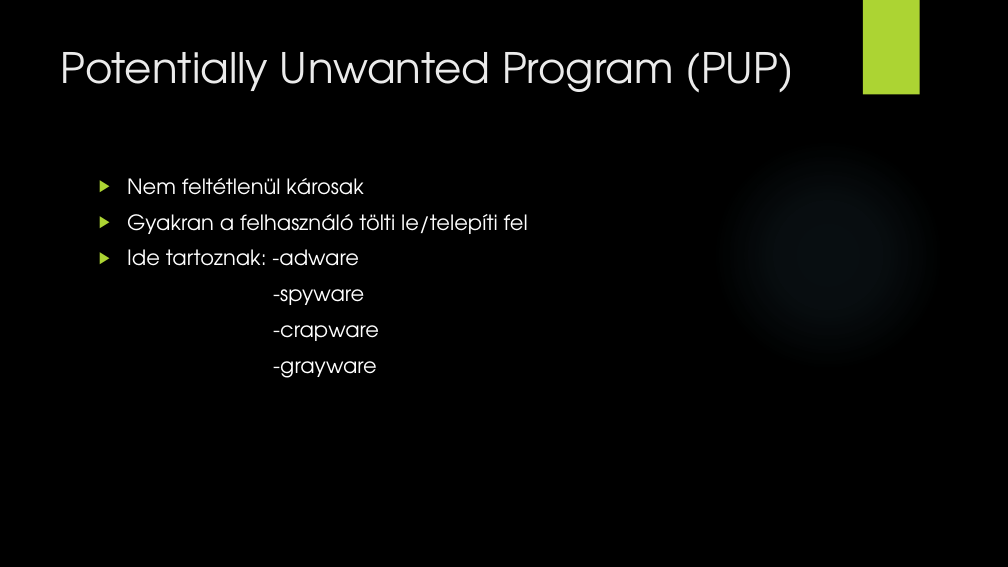
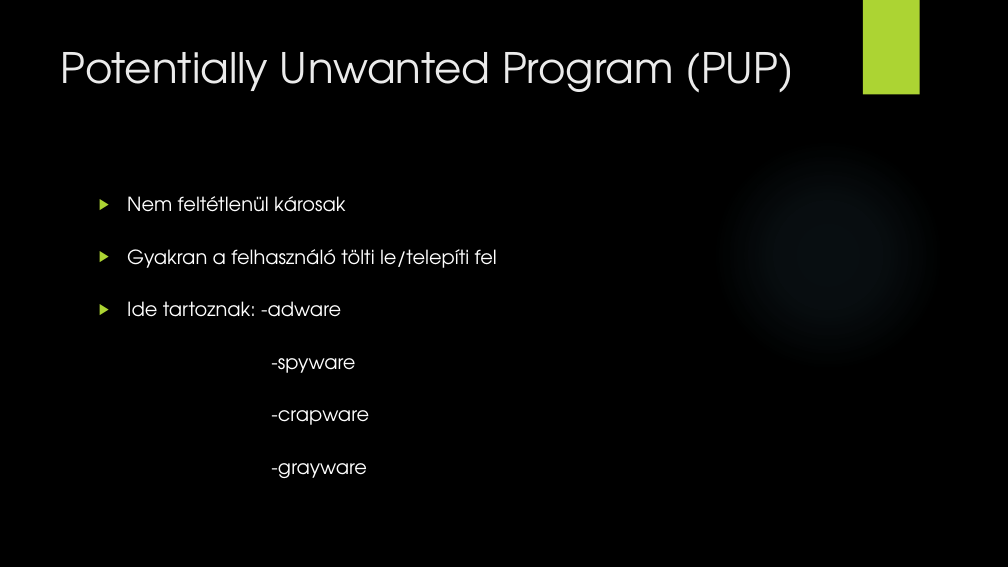
Before and after one commit to SzPeter20/nicet-tsbro, a slide deck: slide 8 of GenericITtopic.pptx (slide 6 before the commit). Drawn at 1008x567 pixels with LibreOffice and Linux fonts; fonts in the diff are those of the drawing; background and template pictures are left out. Boxes give left, top, right and bottom in pixels: in the first picture for what was removed or moved away, otherwise in the second. Text is boxed around its words. In the diff, an @@ line names an element or a change of style, - is before the commit and + after.

```diff
--- a/GenericITtopic.pptx
+++ b/GenericITtopic.pptx
@@ text "Nem feltétlenül károsak" at bbox=[127, 196, 497, 478]: size 20 to 18.5 pt; line spacing 1 to 1.8 @@
```
Also in this commit, not shown: 7 other slides changed, 3 slides added.
